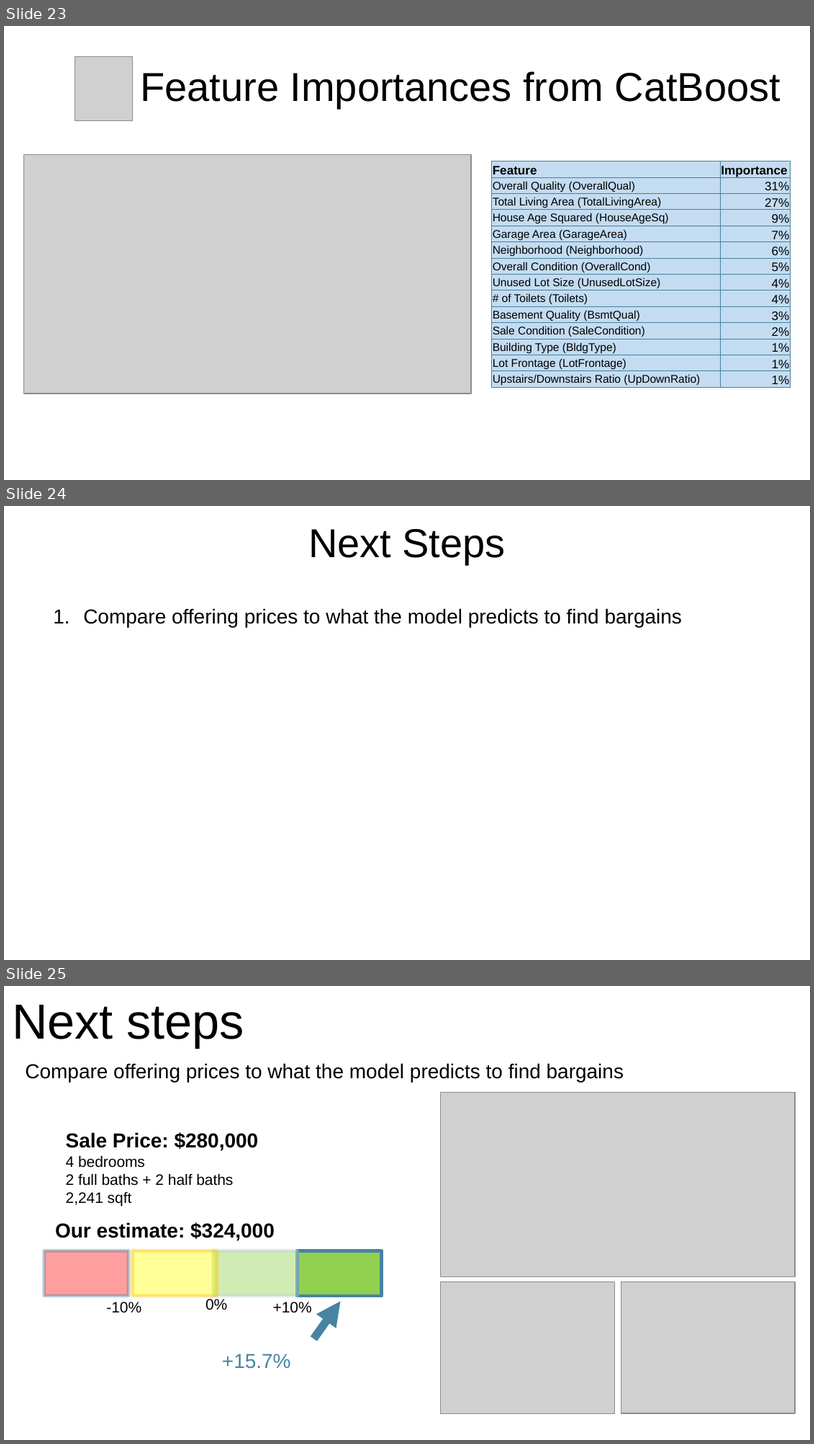
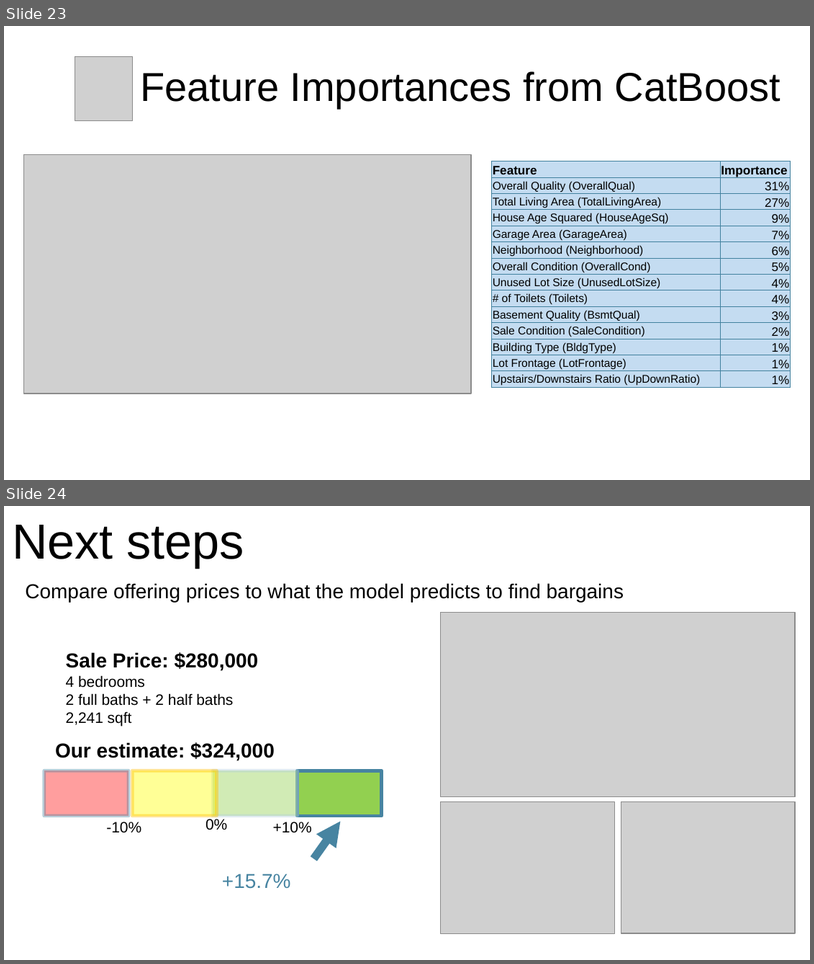
Before and after one commit to DPWasserman/ames-housing-prices, a slide deck: Predicting Ames, IA Housing Prices.pptx. Shown one above the other, each under a label of ours: slides 23, 24 and 25 before the commit, slides 23 and 24 after it. The pictures are 814x1444 and 814x964 pixels, drawn with LibreOffice and Linux fonts; fonts in the diff are those of the drawing; grey boxes stand for pictures; background and template pictures are left out. Boxes give left, top, right and bottom in pixels: in the first picture for what was removed or moved away, otherwise in the second. Text is boxed around its words. In the diff, an @@ line names an element or a change of style, - is before the commit and + after.

Commit message:
Removed redundant slide

```diff
--- a/Predicting Ames, IA Housing Prices.pptx
+++ b/Predicting Ames, IA Housing Prices.pptx
@@ slide 24 removed at (4,506,810,960), background picture (left out) @@
@@ text removed at (309,529,506,564) @@
-Next Steps
@@ text removed at (83,608,682,627) @@
-1. Compare offering prices to what the model predicts to find bargains
@@ what was slide 25 is now slide 24 @@
```
